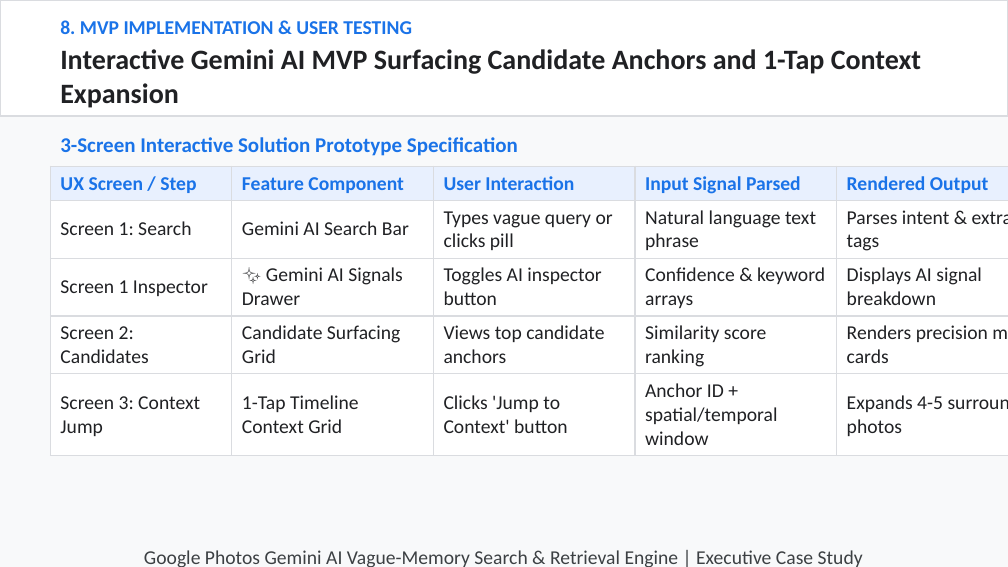
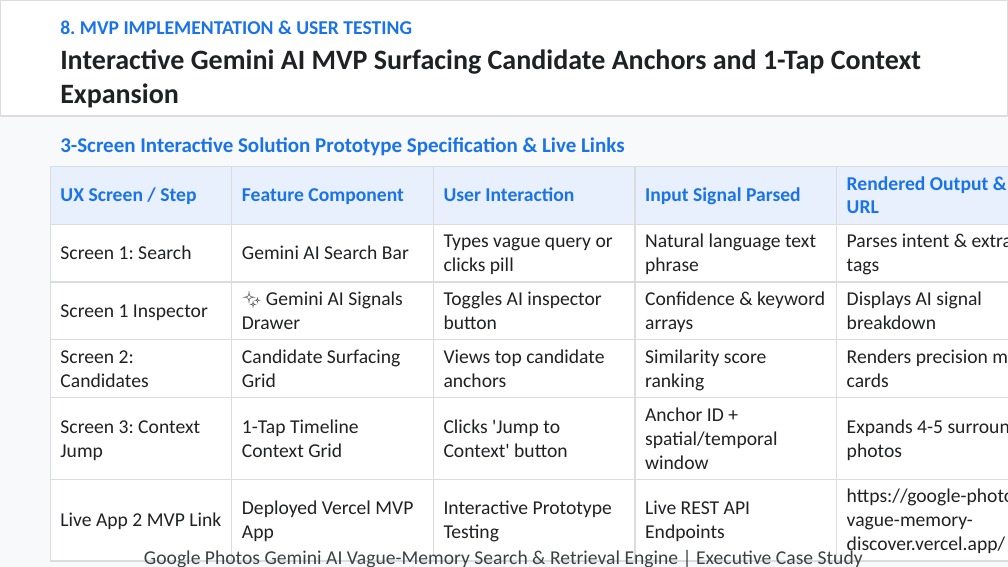
Before and after one commit to hatakekakashi05/google-photos-vague-memory-, a slide deck: slide 8 of output/NL_GooglePhotos.pptx. Drawn at 1008x567 pixels with LibreOffice and Linux fonts; fonts in the diff are those of the drawing. Boxes give left, top, right and bottom in pixels: in the first picture for what was removed or moved away, otherwise in the second. Text is boxed around its words. In the diff, an @@ line names an element or a change of style, - is before the commit and + after.

Commit message:
Include explicit live Vercel links, user survey Google Sheets link, and dense metric data across all 10 slides in NL_GooglePhotos.pptx

```diff
--- a/output/NL_GooglePhotos.pptx
+++ b/output/NL_GooglePhotos.pptx
@@ text at (60, 137, 624, 156): text changed @@
-3-Screen Interactive Solution Prototype Specification
+3-Screen Interactive Solution Prototype Specification & Live Links
@@ table at (50, 166, 1008, 560) @@
-row 1, column 5: Rendered Output
+row 1, column 5: Rendered Output & Live URL
+row 6: Live App 2 MVP Link | Deployed Vercel MVP App | Interactive Prototype Testing | Live REST API Endpoints | https://google-photos-vague-memory-discover.vercel.app/
```
Also in this commit, not shown: 6 other slides changed, 2 other files.
